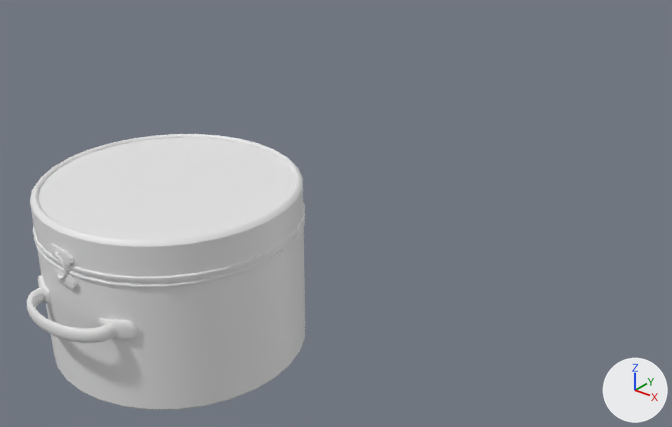
Before and after pictures for a commit that changed the FBX model Proyecto3_Yippee/Assets/Art/FBX/MaletaCircular.fbx.
One viewpoint serves both versions: a camera (50 mm lens) standing at (7.38, -12.86, 6.2) and looking at (-0.12, -3.47, 0.39). Every picture has the same lights, and +X, +Y and +Z are marked at lower right. Where no turn or scale is listed for an object, it has been applied to the vertices.
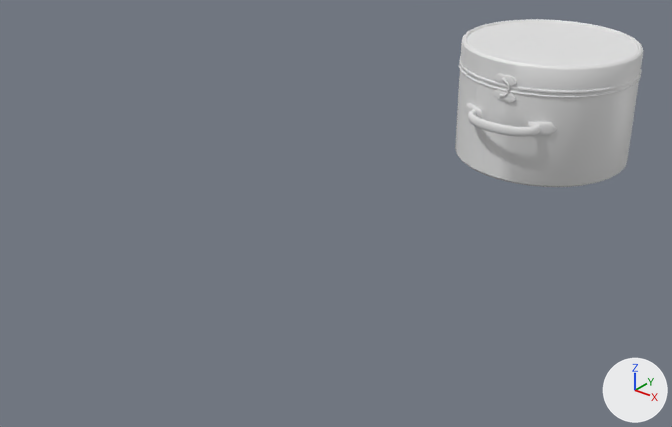
Location of each change, [x1, y1, x2, y2] in pixels of the pictures (672 x 427 px):
'Cylinder.001', deleted: before [30, 134, 305, 410]
'Cube.010', reshaped, moved (79% wider, 152% taller): before [38, 275, 143, 341]; after [455, 19, 644, 187]
'Circle.004', moved: before [27, 287, 116, 343]; after [468, 109, 541, 137]
'Cube.017', deleted: before [49, 244, 74, 266]
'Cube.018', deleted: before [53, 267, 78, 289]
'Cube.019', deleted: before [56, 255, 68, 279]
part 1 of me_cube_033, added: after [455, 19, 644, 187]
part 2 of me_cube_033, added: after [495, 73, 517, 86]
part 3 of me_cube_033, added: after [494, 90, 516, 103]

What the commit changed:
me_cube_033 is used by ob_cube_010; location (-0.61, -7.98, 1.0).
me_cube_033 had 144 vertices, 136 faces and spanned x -0.23..1.46, y -0.06..0.17, z -0.11..0.11.
me_cube_033 now has 1966 vertices, 1906 faces and spans x -0.89..2.12, y -0.17..2.89, z -1.03..1.01.
me_cube_033 part 1: a new loose piece of 1216 vertices spanning x -0.89..2.12, y -0.13..2.89, z -1.03..1.01.
me_cube_033 part 2: a new loose piece of 68 vertices spanning x 0.41..0.8, y -0.14..-0.06, z 0.62..0.78.
me_cube_033 part 3: a new loose piece of 68 vertices spanning x 0.42..0.81, y -0.14..-0.06, z 0.36..0.51.
Object 'Cube.017' (ob_cube_017) is deleted.
Object 'Cube.010' (ob_cube_010) moves from (-0.61, -7.98, 1.0) to (0.0, 0.0, 0.98).
Object 'Circle.004' (ob_circle_004) moves from (0.01, -7.96, 1.0) to (0.62, 0.02, 0.97).
Object 'Cube.018' (ob_cube_018) is deleted.
Object 'Cube.019' (ob_cube_019) is deleted.
Object 'Cylinder.001' (ob_cylinder_001) is deleted.
